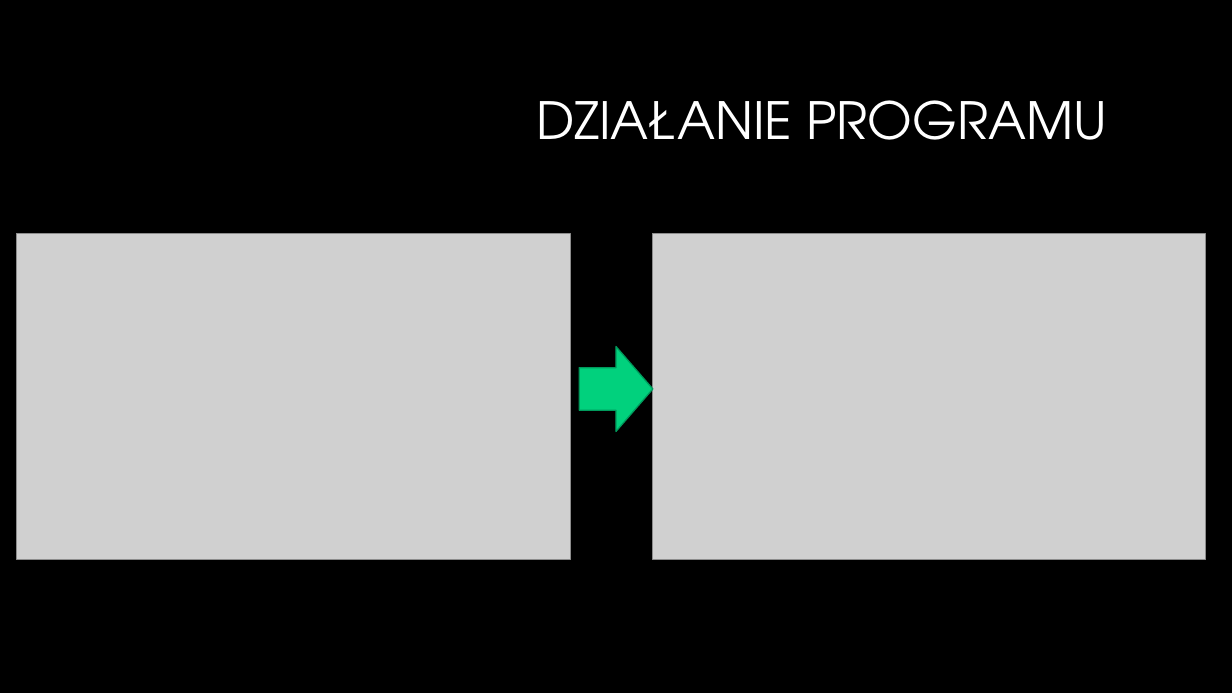
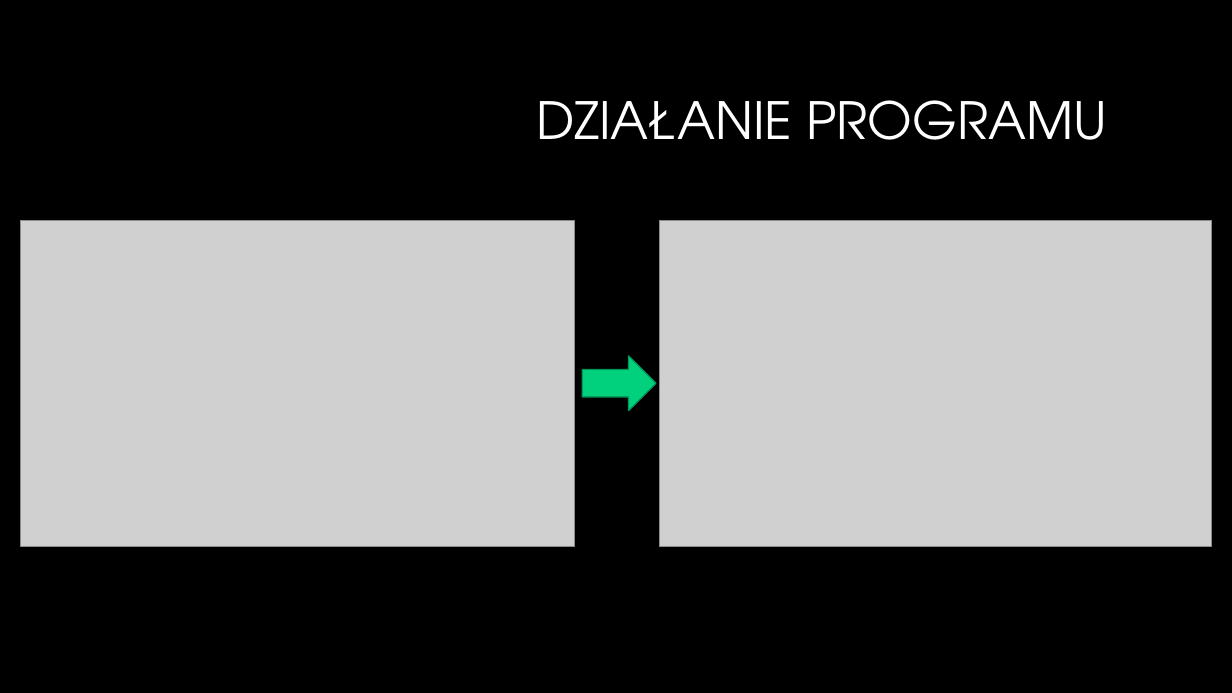
Before and after one commit to paulinaurbas/JAProjekt, a slide deck: slide 4 of Negatyw.pptx. Drawn at 1232x693 pixels with LibreOffice and Linux fonts; fonts in the diff are those of the drawing; grey boxes stand for pictures; background and template pictures are left out. Boxes give left, top, right and bottom in pixels: in the first picture for what was removed or moved away, otherwise in the second. Text is boxed around its words. In the diff, an @@ line names an element or a change of style, - is before the commit and + after.

```diff
--- a/Negatyw.pptx
+++ b/Negatyw.pptx
@@ picture: place and size @@
-picture at <box>17,234,570,560</box>
+picture at <box>20,220,574,546</box>
@@ picture: place and size @@
-picture at <box>653,234,1206,560</box>
+picture at <box>659,220,1212,546</box>
@@ right arrow: place and size @@
-right arrow at <box>579,347,653,432</box>
+right arrow at <box>582,356,656,410</box>
```
Also in this commit, not shown: 1 other slide changed, 2 slides added, 1 other file.
